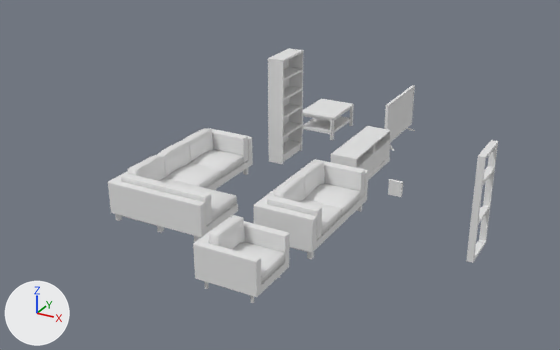
An edit to the Blender file models.blend, drawn before and after from the same camera.
Both versions are drawn from a camera (50 mm lens) standing at (2.33, -9.71, 5.61) and looking at (-3.29, 0.51, 0.51). Every picture has the same lights, and +X, +Y and +Z are marked at lower left.

In view in the first picture: 'Book', 'Bookshelf', 'CouchTable', 'LazyBoy', 'LoveSeat', 'Soffa', 'TV', 'TVBench', 'Window.001'.
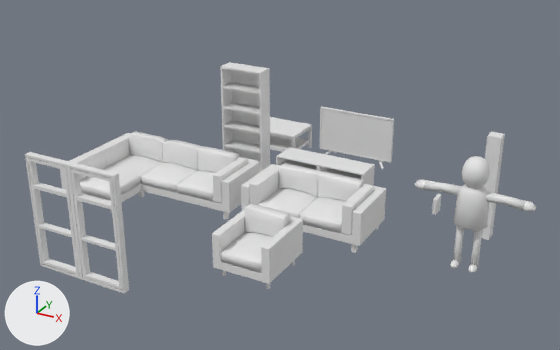
Location of each change, [x1, y1, x2, y2] in pixels of the pictures (560 x 350 px):
'Soffa', moved, turned
    before: [108, 128, 253, 243]
    after: [60, 131, 260, 220]
'LoveSeat', turned
    before: [254, 159, 368, 259]
    after: [241, 163, 386, 253]
'Bookshelf', moved, turned
    before: [268, 48, 304, 164]
    after: [220, 62, 270, 172]
'LazyBoy', moved, turned
    before: [193, 215, 290, 303]
    after: [212, 204, 303, 289]
'Window', shown
    after: [25, 152, 129, 293]
'TV', moved, turned
    before: [384, 85, 415, 150]
    after: [320, 107, 394, 169]
'Sphere', added
    after: [415, 156, 536, 273]
'TVBench', moved, turned
    before: [331, 126, 391, 180]
    after: [276, 147, 375, 186]
'CouchTable', moved, turned
    before: [303, 99, 354, 140]
    after: [270, 117, 312, 152]
'Window.001', deleted
    before: [466, 140, 498, 263]
'Cube', added
    after: [482, 132, 505, 240]
'Book', moved, turned
    before: [388, 179, 403, 197]
    after: [432, 194, 441, 215]

The change, as a diff of the scene's bpy script:
```diff
--- a/models.blend.py
+++ b/models.blend.py
@@ me_cube_018_1 @@
+me_cube_018_1.from_pydata(...)  # 120 vertices, 102 faces; spans x 0.0..0.11, y 0.0..0.76, z -0.01..1.7
@@ ob_window_001 @@
-ob_window_001 = bpy.data.objects.new('Window.001', me_cube_018)
@@ ob_window @@
-ob_window = bpy.data.objects.new('Window', me_cube_017)
-ob_window.location = (0.0, 0.0, 0.0)
-ob_window.hide_set(True)  # wire or fog, not drawn
+ob_window = bpy.data.objects.new('Window', me_cube_018_1)
+ob_window.location = (-4.53, -2.82, 0.0)
+ob_window.rotation_euler = (0.0, 0.0, -1.571)  # degrees (0, 0, -90)
@@ ob_book @@
 ob_book = bpy.data.objects.new('Book', me_cube_016)
-ob_book.location = (-1.75, 1.72, 0.0)
+ob_book.location = (-0.91, 1.47, 0.0)
+ob_book.rotation_euler = (0.0, 0.0, -1.571)  # degrees (0, 0, -90)
@@ ob_couchtable @@
 ob_couchtable = bpy.data.objects.new('CouchTable', me_cube_015)
-ob_couchtable.location = (-4.13, 4.04, 0.0)
+ob_couchtable.location = (-4.45, 2.62, 0.0)
+ob_couchtable.rotation_euler = (0.0, 0.0, -1.571)  # degrees (0, 0, -90)
 _m = ob_couchtable.modifiers.new('Mirror', 'MIRROR')
@@ ob_bookshelf @@
 ob_bookshelf = bpy.data.objects.new('Bookshelf', me_cube_012)
-ob_bookshelf.location = (-4.19, 2.38, 0.0)
+ob_bookshelf.location = (-4.39, 1.27, 0.0)
+ob_bookshelf.rotation_euler = (0.0, 0.0, -1.571)  # degrees (0, 0, -90)
 _m = ob_bookshelf.modifiers.new('Mirror', 'MIRROR')
@@ ob_tv @@
 ob_tv = bpy.data.objects.new('TV', me_cube_011)
-ob_tv.location = (-2.64, 4.25, 0.0)
+ob_tv.location = (-2.96, 2.83, 0.0)
+ob_tv.rotation_euler = (0.0, 0.0, -1.571)  # degrees (0, 0, -90)
 _m = ob_tv.modifiers.new('Mirror', 'MIRROR')
@@ ob_tvbench @@
 ob_tvbench = bpy.data.objects.new('TVBench', me_cube_009)
-ob_tvbench.location = (-2.61, 2.29, 0.0)
+ob_tvbench.location = (-2.81, 1.19, 0.0)
+ob_tvbench.rotation_euler = (0.0, 0.0, -1.571)  # degrees (0, 0, -90)
 ob_tvbench.scale = (0.47, 1.6, 1.0)
@@ ob_lazyboy @@
 ob_lazyboy = bpy.data.objects.new('LazyBoy', me_cube_007)
-ob_lazyboy.location = (-2.53, -1.94, 0.0)
+ob_lazyboy.location = (-2.51, -1.53, 0.0)
+ob_lazyboy.rotation_euler = (0.0, 0.0, -1.571)  # degrees (0, 0, -90)
@@ ob_soffa @@
 ob_soffa = bpy.data.objects.new('Soffa', me_cube_005)
-ob_soffa.location = (-4.82, 0.0, 0.0)
+ob_soffa.location = (-5.03, 0.0, 0.0)
+ob_soffa.rotation_euler = (0.0, 0.0, -1.571)  # degrees (0, 0, -90)
@@ ob_loveseat @@
 ob_loveseat.location = (-2.42, 0.0, 0.0)
+ob_loveseat.rotation_euler = (0.0, 0.0, -1.571)  # degrees (0, 0, -90)
 _m = ob_loveseat.modifiers.new('Mirror', 'MIRROR')
@@ ob_cube @@
+ob_cube = bpy.data.objects.new('Cube', me_cube_019)  # a box spanning x -0.1..0.1, y -0.1..0.1, z 0.0..1.65
+ob_cube.location = (0.0, 1.0, 0.0)
@@ ob_sphere @@
+ob_sphere = bpy.data.objects.new('Sphere', me_sphere)  # 318 vertices, 334 faces; spans x -0.18..0.2, y -0.84..0.84, z 0.0..1.65
+ob_sphere.location = (0.01, 0.01, 0.0)
+ob_sphere.rotation_euler = (0.0, 0.0, -1.571)  # degrees (0, 0, -90)
```
